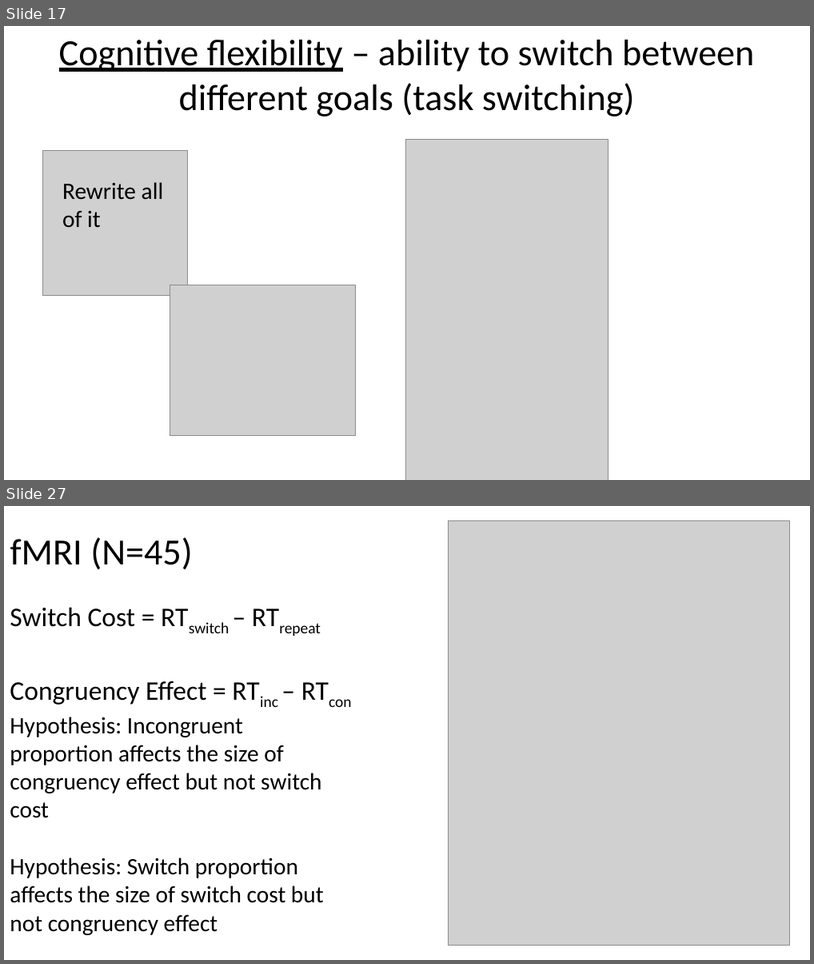
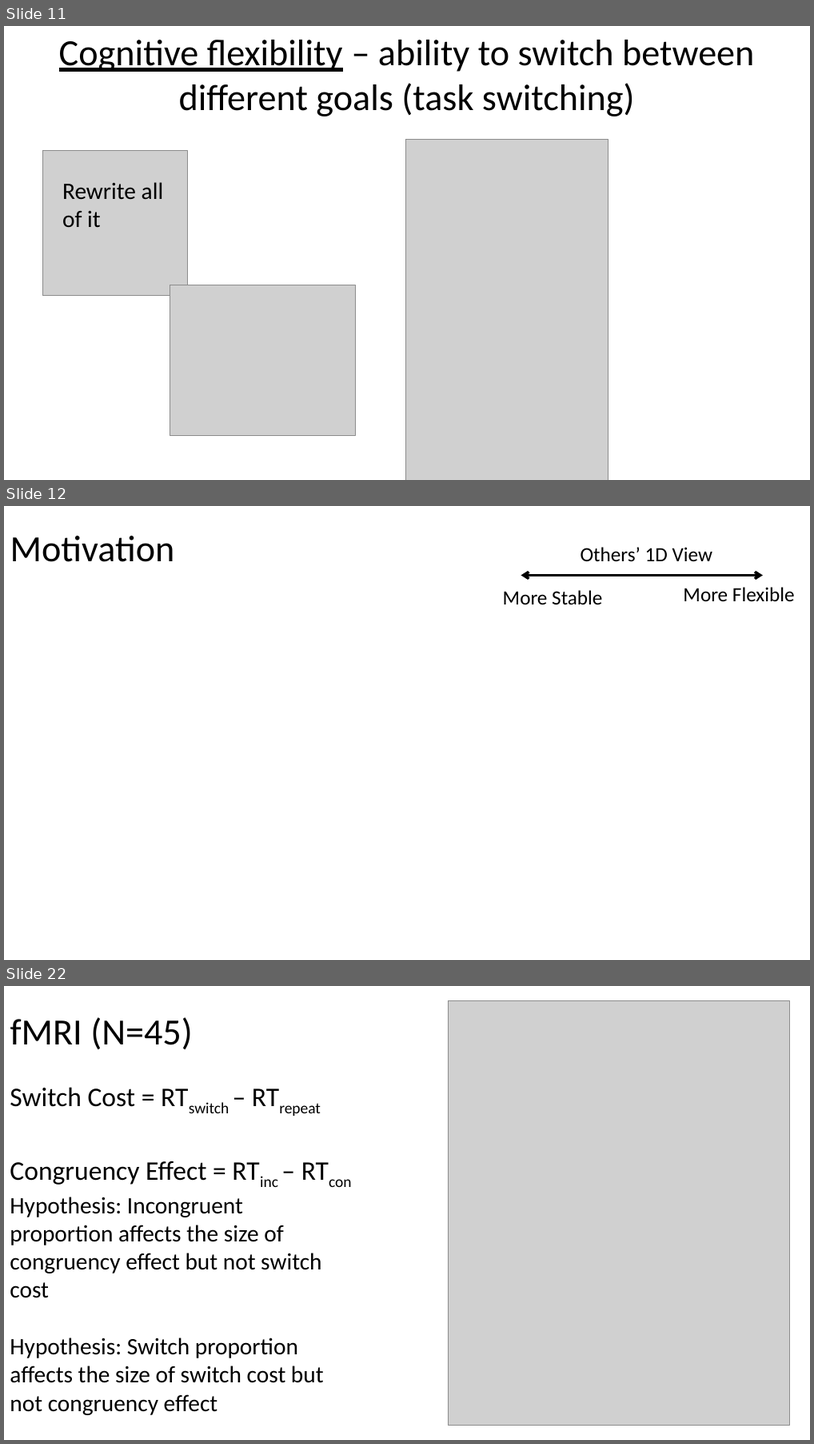
Before and after one commit to jimzhang629/third_year_talk, a slide deck: thirdYearTalk_JZ1.pptx. Shown one above the other, each under a label of ours: slides 17 and 27 before the commit, slides 11, 12 and 22 after it; the slides between them are not shown. The pictures are 814x964 and 814x1444 pixels, drawn with LibreOffice and Linux fonts; fonts in the diff are those of the drawing; grey boxes stand for pictures. Boxes give left, top, right and bottom in pixels: in the first picture for what was removed or moved away, otherwise in the second. Text is boxed around its words. In the diff, an @@ line names an element or a change of style, - is before the commit and + after.

```diff
--- a/thirdYearTalk_JZ1.pptx
+++ b/thirdYearTalk_JZ1.pptx
@@ slide 12 added at (x1=4, y1=506, x2=810, y2=960), background #FFFFFF @@
@@ title added at (x1=10, y1=536, x2=175, y2=562), 44 pt, text #000000 @@
+Motivation
@@ group added at (x1=503, y1=547, x2=795, y2=604): 3 texts, 1 double arrow @@
+More Stable
+More Flexible
+Others’ 1D View
@@ what was slide 17 is now slide 11 @@
@@ what was slide 27 is now slide 22 @@
```
Also in this commit, not shown: 5 slides changed, 4 other slides added, 10 slides removed.
